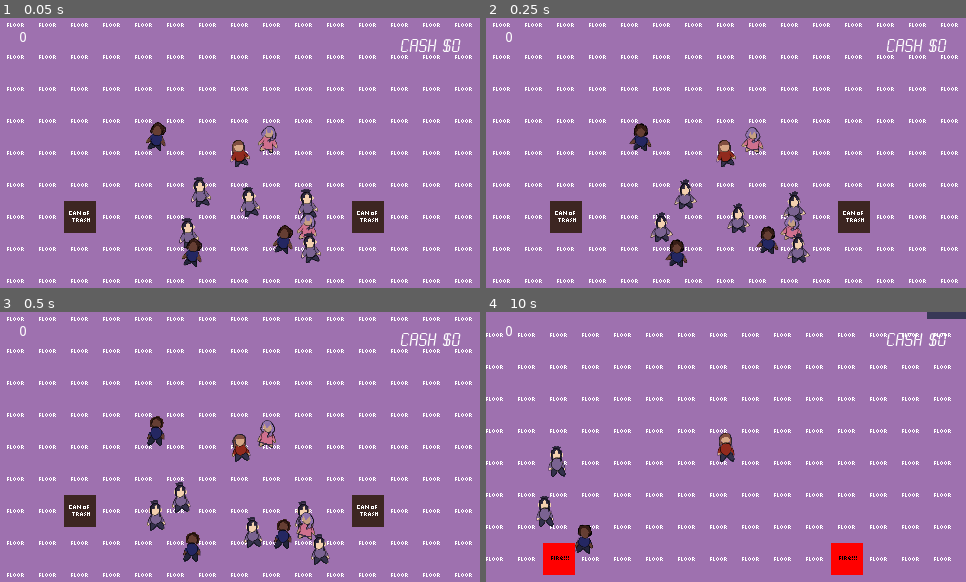
Above: before the commit, frames 1-4 (two rows, left to right).
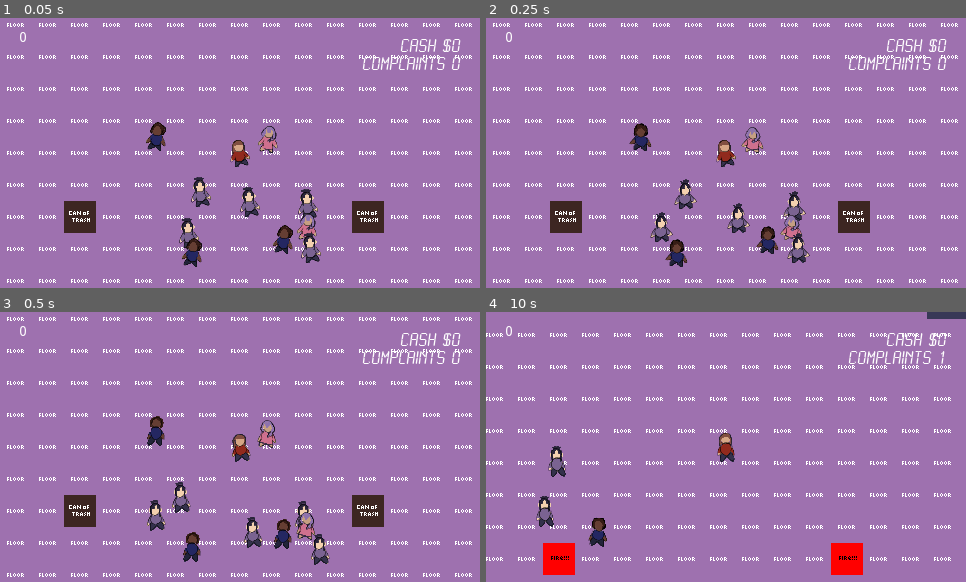
Above: after the commit, the same moments.

Repository: silentcoder99/LD46
Game: Godot game, scene res://scenes/Main.tscn
Two runs of this game, one before a commit and one after it. Both use one fixed random seed, a clock stepped at 60 frames per second and the inputs below.
Inputs:
- Up to frame 1 (0.05 s): no input
- Up to frame 2 (0.25 s): no input
- Up to frame 3 (0.5 s): no input
- Up to frame 4 (10 s): hold Space (shoo) 0.53-1.28 s; hold Up (ui_up) 0.53-2.03 s; tap E (dance) at 1.35, 5.85 s; tap Space (shoo) at 1.55, 2.85, 3.8, 4.35, 6.05, 7.35, 8.3, 8.85 s; hold Space (shoo) 2.03-2.78 s; hold Left (ui_left) 2.03-3.53 s; hold Down (ui_down) 3.53-4.28 s; hold E (dance) 3.53-4.28 s; hold Right (ui_right) 4.28-5.03 s; hold Up (ui_up) 5.03-5.78 s; hold Space (shoo) 5.03-5.78 s; hold Right (ui_right) 5.78-8.03 s; hold Space (shoo) 6.53-7.28 s; hold Down (ui_down) 8.03-8.78 s; hold E (dance) 8.03-8.78 s; hold Left (ui_left) 8.78-9.53 s; hold Up (ui_up) from 9.53 s (still down); hold Space (shoo) from 9.53 s (still down)

The runs differ from the first frame. In frame 1, 0.4% of the frame differs, in the area x 75-97%, y 14-20%; in frame 2, 0.4%; in frame 3, 0.4%; in frame 4, 0.9%, in the area x 18-96%, y 14-90%.

Commit message:
Make fire hot to the touch

Diff:
--- a/scenes/Main.tscn
+++ b/scenes/Main.tscn
@@ -49,6 +49,17 @@
 text = "Cash  $0"
 align = 2
 
+[node name="ComplaintsLabel" type="Label" parent="UI"]
+anchor_left = 1.0
+anchor_right = 1.0
+margin_left = -270.0
+margin_top = 38.0
+margin_right = -20.0
+margin_bottom = 115.0
+custom_fonts/font = SubResource( 1 )
+text = "Complaints 0"
+align = 2
+
 [node name="DamageRect" type="ColorRect" parent="UI"]
 anchor_right = 1.0
 anchor_bottom = 1.0
--- a/scripts/Main.gd
+++ b/scripts/Main.gd
@@ -32,7 +32,8 @@
 		get_tree().reload_current_scene()
 
 	$UI/DebugLabel.text = str($YSort/Player.nearby_partiers) + '\n'
-	$UI/MoneyLabel.text = "Cash $" + str($YSort/Player.money);
+	$UI/MoneyLabel.text = "Cash $" + str($YSort/Player.money)
+	$UI/ComplaintsLabel.text = "Complaints " + str($YSort/Player.complaints)
 
 	if damage_fade >= 0:
 		$UI/DamageRect.color = transparent.linear_interpolate(opaque, damage_fade)
--- a/scripts/Partier.gd
+++ b/scripts/Partier.gd
@@ -85,6 +85,9 @@
 	$MoveDurationTimer.wait_time = rand_range(min_move_duration, max_move_duration)
 	$MoveDurationTimer.start()
 
+func hurt():
+	player.complaints += 1
+
 func _on_MoveTimer_timeout():
 	move_direction = Vector2(1, 0).rotated(rand_range(0, 2 * PI));
 	moving = true
--- a/scripts/Player.gd
+++ b/scripts/Player.gd
@@ -5,8 +5,10 @@
 var nearby_partiers = 0
 var boundary = 285
 
-var money = 0;
+var money = 0
 var dancing = false
+
+var complaints = 0
 
 func _process(delta):
 
--- a/scripts/TipAnimation.gd
+++ b/scripts/TipAnimation.gd
@@ -5,7 +5,6 @@
 var text_color = Color(1.0, 1.0, 1.0, 1.0)
 
 func _ready():
-	print("Tip!")
 	#Centre rect
 	rect_position.x -= rect_size.x / 2
 
--- a/scripts/TrashCan.gd
+++ b/scripts/TrashCan.gd
@@ -51,3 +51,7 @@
 				tip_animation.set_message("Not enough cash", Color(1.0, 0.0, 0.0))
 				tip_animation.rect_position = position + Vector2(0, -36)
 				get_tree().get_root().add_child(tip_animation)
+	elif "partier" in body.get_groups():
+		if on_fire:
+			body.hurt()
+			body.shoo(position.direction_to(body.position))
